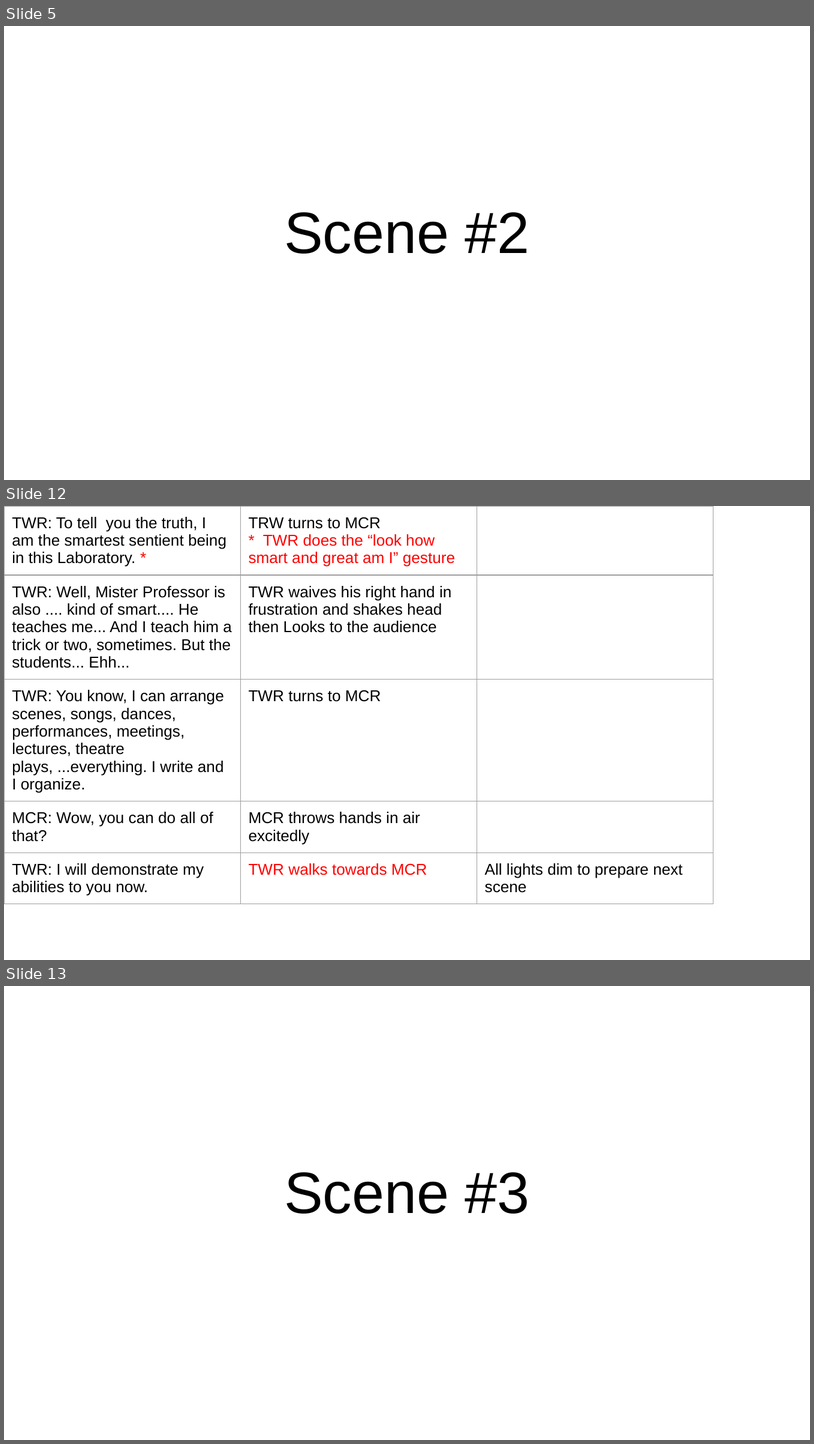
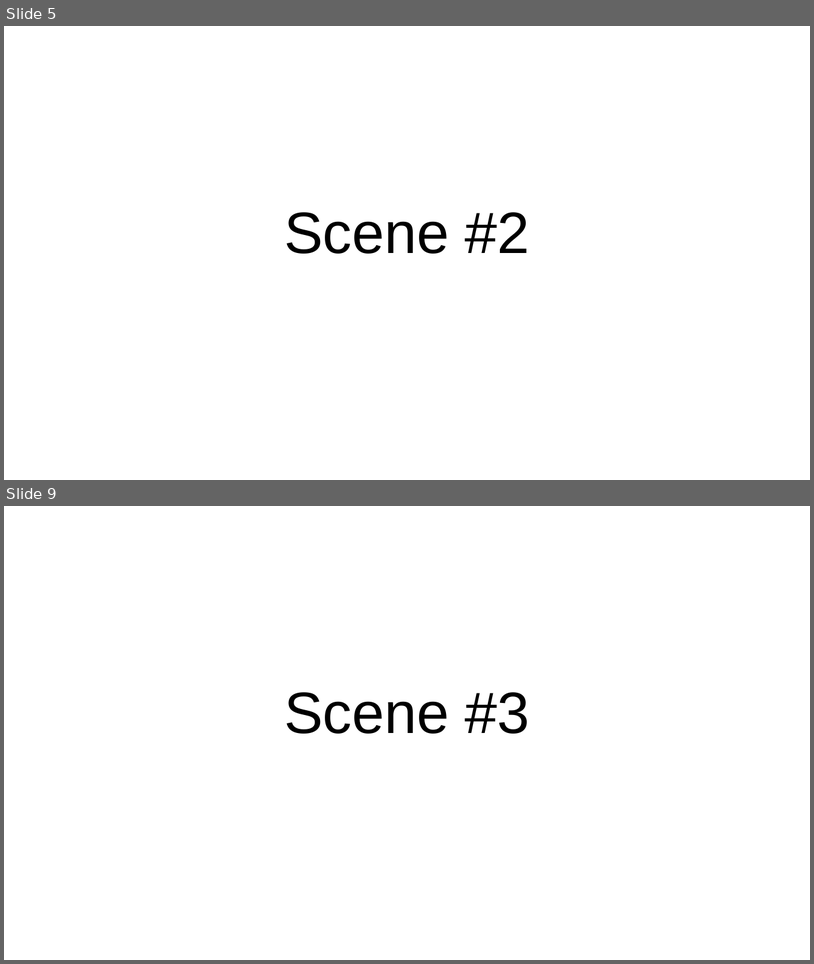
Before and after one commit to poanessa/RobotTheater2017, a slide deck: Capstone play_ Motion Library.pptx. Shown one above the other, each under a label of ours: slides 5, 12 and 13 before the commit, slides 5 and 9 after it; the slides between them are not shown. The pictures are 814x1444 and 814x964 pixels, drawn with LibreOffice and Linux fonts; fonts in the diff are those of the drawing. Boxes give left, top, right and bottom in pixels: in the first picture for what was removed or moved away, otherwise in the second. Text is boxed around its words. In the diff, an @@ line names an element or a change of style, - is before the commit and + after.

```diff
--- a/Capstone play_ Motion Library.pptx
+++ b/Capstone play_ Motion Library.pptx
@@ slide 12 removed at [4, 506, 810, 960], background #FFFFFF @@
@@ table removed at [4, 506, 713, 898], 5 rows, 3 columns @@
-TWR: To tell you the truth, I am the smartest sentient being in this Laboratory. * | TRW turns to MCR / * TWR does the “look how smart and great am I” gesture | 
-TWR: Well, Mister Professor is also .... kind of smart.... He teaches me... And I teach him a trick or two, sometimes. But the students... Ehh... | TWR waives his right hand in frustration and shakes head then Looks to the audience | 
-TWR: You know, I can arrange scenes, songs, dances, performances, meetings, lectures, theatre plays, ...everything. I write and I organize. | TWR turns to MCR | 
-MCR: Wow, you can do all of that? | MCR throws hands in air excitedly | 
-TWR: I will demonstrate my abilities to you now. | TWR walks towards MCR | All lights dim to prepare next scene
@@ what was slide 13 is now slide 9 @@
```
Also in this commit, not shown: 1 slide changed, 11 slides added, 8 other slides removed.
